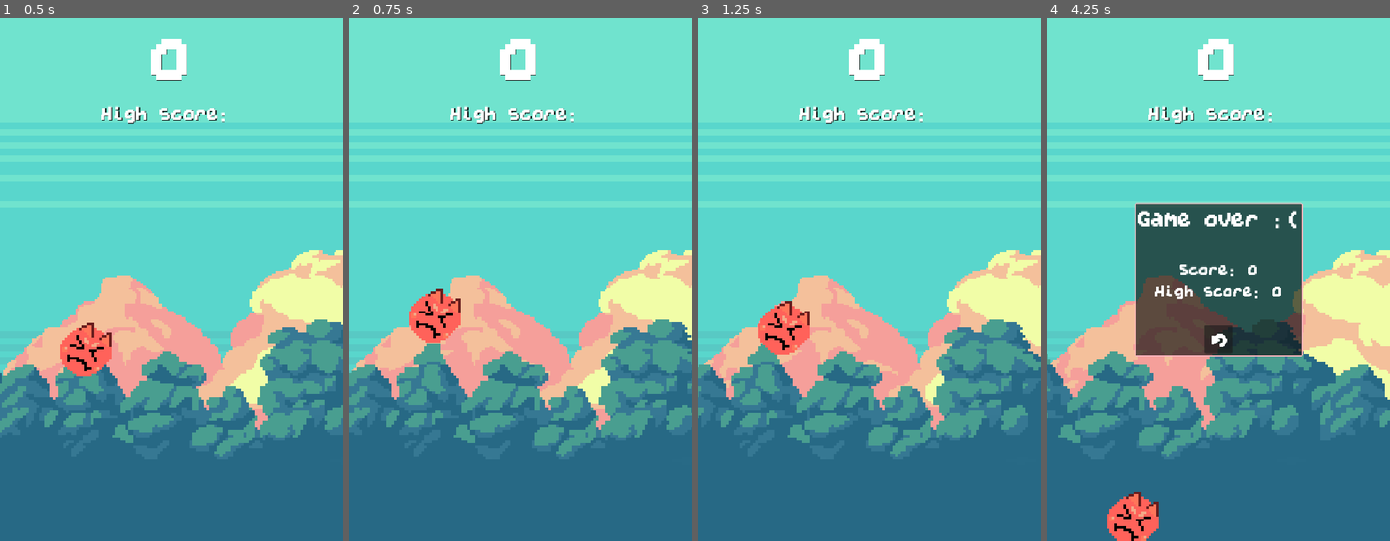
Above: before the commit, frames 1-4 (left to right).
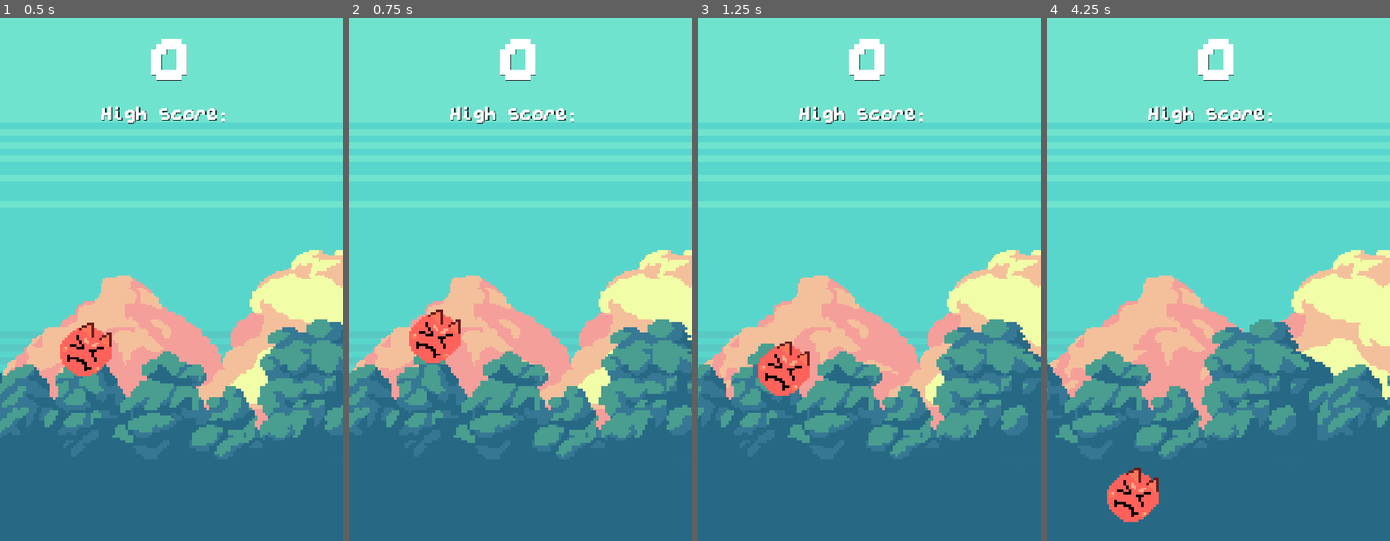
Above: after the commit, the same moments.

Repository: alexanderyee/flappy-bird
Game: Godot game, scene res://scenes/game.tscn
Two runs of this game, one before a commit and one after it. Both use one fixed random seed, a clock stepped at 60 frames per second and the inputs below.
Inputs (mouse positions are in pixels of both pictures, inside the frame that each line leads up to):
- Up to frame 1 (0.5 s): no input
- Up to frame 2 (0.75 s): tap Enter (ui_accept) at 0.5, 0.6 s; move the mouse to (595, 253) at 0.52 s; press the mouse at (595, 253) at 0.53 s
- Up to frame 3 (1.25 s): no input
- Up to frame 4 (4.25 s): move the mouse to (1149, 305) at 1.27 s; release the mouse at (1149, 305) at 1.28 s; click (1149, 305) at 1.35 s; click (1149, 305) at 1.52 s; tap Enter (ui_accept) at 1.55, 2.1, 2.85 s; click (1149, 305) at 1.82 s; move the mouse to (1252, 164) at 2.02 s; press the mouse at (1252, 164) at 2.03 s; move the mouse to (1201, 384) at 2.77 s; release the mouse at (1201, 384) at 2.78 s; click (1201, 384) at 3.02 s; click (1201, 384) at 3.32 s; click (1218, 337) at 3.5 s

Frame 1 is identical in both runs. In frame 2, 1.3% of the frame differs, in the area x 17-33%, y 51-66%; in frame 3, 2.0%; in frame 4, 18%, in the area x 0-100%, y 35-100%.

Commit message:
point score sound, mouse click to jump

Diff:
--- a/project.godot
+++ b/project.godot
@@ -26,6 +26,15 @@
 window/stretch/mode="canvas_items"
 window/stretch/aspect="expand"
 
+[input]
+
+jump={
+"deadzone": 0.2,
+"events": [Object(InputEventMouseButton,"resource_local_to_scene":false,"resource_name":"","device":-1,"window_id":0,"alt_pressed":false,"shift_pressed":false,"ctrl_pressed":false,"meta_pressed":false,"button_mask":0,"position":Vector2(0, 0),"global_position":Vector2(0, 0),"factor":1.0,"button_index":1,"canceled":false,"pressed":false,"double_click":false,"script":null)
+, Object(InputEventKey,"resource_local_to_scene":false,"resource_name":"","device":-1,"window_id":0,"alt_pressed":false,"shift_pressed":false,"ctrl_pressed":false,"meta_pressed":false,"pressed":false,"keycode":0,"physical_keycode":32,"key_label":0,"unicode":32,"location":0,"echo":false,"script":null)
+]
+}
+
 [layer_names]
 
 2d_physics/layer_1="player"
--- a/scenes/character_body_2d.gd
+++ b/scenes/character_body_2d.gd
@@ -13,14 +13,14 @@
 	else:
 		return
 
-	if Input.is_action_just_pressed("ui_accept") and !input_disabled:
+	if Input.is_action_just_pressed("jump") and !input_disabled:
 		velocity.y = JUMP_VELOCITY
 		audio_stream_player_2d.play_jump_sound()
+
 
 	move_and_slide()
 	for i in get_slide_collision_count():
 		var collision = get_slide_collision(i)
-		print(collision.get_collider())
 		if collision.get_collider().get_parent() is PipeSet or collision.get_collider() is Floor:
 			crash()
 
@@ -28,6 +28,7 @@
 	if !input_disabled:
 		audio_stream_player_2d.play_crash_sound()
 	SignalBus.player_collided.emit()
+	velocity.x = 0
 
 func move_player(pos: Vector2) -> void:
 	position = pos
--- a/scenes/game.gd
+++ b/scenes/game.gd
@@ -6,12 +6,14 @@
 @onready var parallax_2d_clouds: Parallax2D = $World/Parallax2DClouds
 @onready var parallax_2d_trees: Parallax2D = $World/Parallax2DTrees
 @onready var pipe_spawner: Node2D = $PipeSpawner
+@onready var sfx_player: AudioStreamPlayer2D = %SFXPlayer
 
 var score := 0
 var high_score := 0
 var parallaxes: Array[Parallax2D]
 var parallax_speeds: Array[float]
 var bird_spawn_pos: Vector2
+var seconds_since_game_over := 0.0 # used to block player input right after dying
 
 func _ready() -> void:
 	SignalBus.player_collided.connect(_on_player_collided)
@@ -21,6 +23,14 @@
 	for p in parallaxes:
 		parallax_speeds.append(p.autoscroll.x)
 	bird_spawn_pos = da_bird.position
+
+func _process(delta: float) -> void:
+	if Input.is_action_pressed("jump"):
+		if %GameOverPanel.visible and seconds_since_game_over >= 1.5:
+			_on_game_restart()
+
+	if %GameOverPanel.visible:
+		seconds_since_game_over += delta
 
 
 func start() -> void:
@@ -50,8 +60,9 @@
 	if score > high_score:
 		high_score = score
 	%UI.update_scores(score, high_score)
-
+	%SFXPlayer.play_point_scored()
 
 func _on_game_restart() -> void:
 	%UI.restart_game()
 	start()
+	seconds_since_game_over = 0.0
--- a/scenes/game.tscn
+++ b/scenes/game.tscn
@@ -15,6 +15,8 @@
 [ext_resource type="PackedScene" uid="uid://clq5pileekimg" path="res://scenes/game_over_panel.tscn" id="11_kvpfn"]
 [ext_resource type="Script" uid="uid://cinj3j55hiulu" path="res://scenes/ui/audio_stream_player_2d.gd" id="12_dinhu"]
 [ext_resource type="AudioStream" uid="uid://cjm624u5gn2qy" path="res://assets/Jump 1.wav" id="13_kvuet"]
+[ext_resource type="Script" uid="uid://c1bbkp180fb81" path="res://scenes/ui/sfx_player.gd" id="16_ca42v"]
+[ext_resource type="AudioStream" uid="uid://d4nqo0lglksle" path="res://assets/Fruit collect 1.wav" id="17_rysoc"]
 
 [sub_resource type="WorldBoundaryShape2D" id="WorldBoundaryShape2D_xga58"]
 
@@ -164,5 +166,10 @@
 offset_right = 171.5
 offset_bottom = 156.5
 
+[node name="SFXPlayer" type="AudioStreamPlayer2D" parent="UI" unique_id=1999671973]
+unique_name_in_owner = true
+script = ExtResource("16_ca42v")
+point_scored_sound = ExtResource("17_rysoc")
+
 [connection signal="timeout" from="PipeSpawner/Timer" to="PipeSpawner" method="_on_timer_timeout"]
 [connection signal="area_entered" from="PipeSpawner/DespawnBarrier" to="PipeSpawner" method="_on_despawn_barrier_area_entered"]
--- /dev/null
+++ b/scenes/ui/sfx_player.gd
@@ -0,0 +1,8 @@
+class_name SFXPlayer
+extends AudioStreamPlayer2D
+
+@export var point_scored_sound: AudioStream
+
+func play_point_scored() -> void:
+	stream = point_scored_sound
+	play()
--- a/scenes/ui/ui.gd
+++ b/scenes/ui/ui.gd
@@ -1,6 +1,5 @@
 class_name UI
 extends Control
-
 
 func update_scores(score: int, high_score: int) -> void:
 	%ScoreLabel.text = str(score)
Not shown, added: assets/Fruit collect 1.wav.import
Not shown, added: export_presets.cfg
Not shown, added: scenes/ui/sfx_player.gd.uid
Not shown, added: assets/Fruit collect 1.wav
